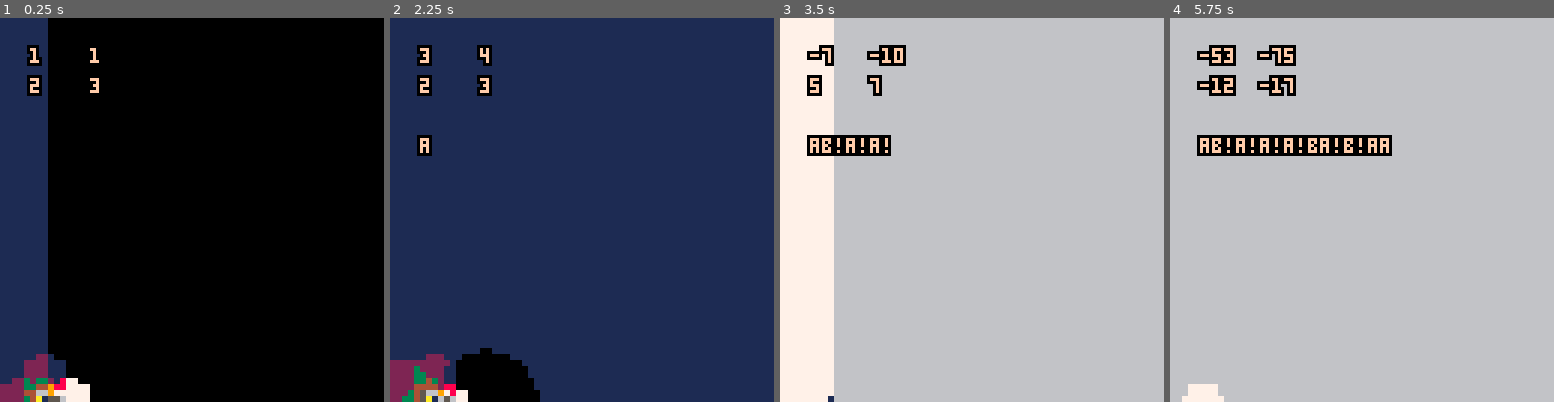
Above: before the commit, frames 1-4 (left to right).
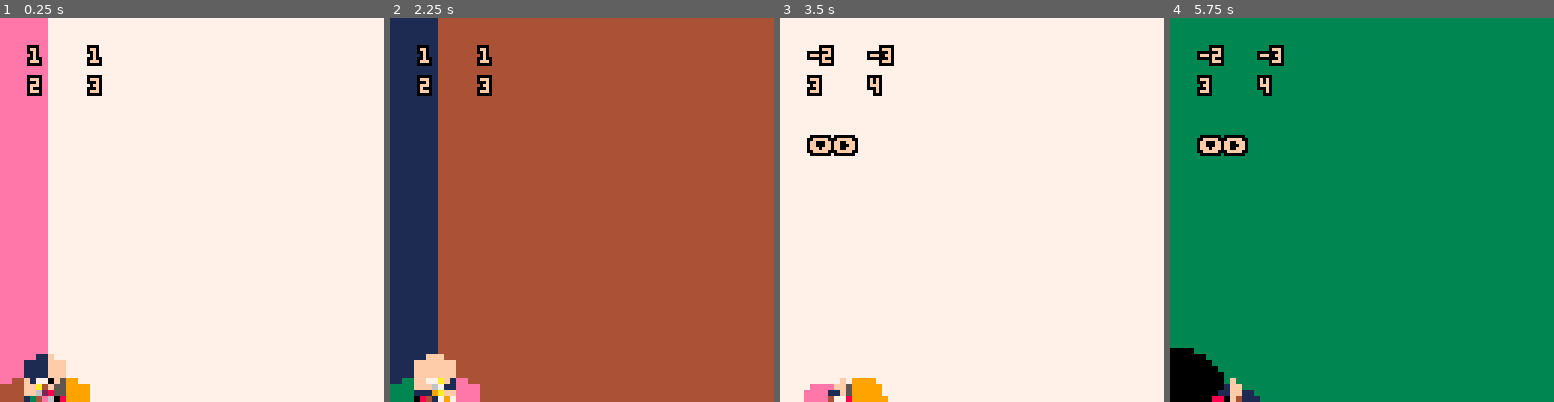
Above: after the commit, the same moments.

Repository: m4thpro/sl2z
Game: PICO-8 cartridge sl2z.p8
Two runs of this game, one before a commit and one after it. Both use one fixed random seed, a clock stepped at 60 frames per second and the inputs below.
Inputs:
- Up to frame 1 (0.25 s): no input
- Up to frame 2 (2.25 s): tap O (Z key) at 0.33, 0.7, 1.43, 2.22 s; hold Left from 1.97 s (still down)
- Up to frame 3 (3.5 s): release Left at 2.37 s; hold Down 2.42-2.82 s; hold Right from 2.87 s (still down); tap O (Z key) at 3.1 s
- Up to frame 4 (5.75 s): release Right at 3.53 s; hold Up 3.58-4.08 s; tap O (Z key) at 3.98, 4.87 s; hold Right 4.13-4.53 s; hold Down 4.58-5.08 s; hold Left from 5.13 s (still down)

The runs differ from the first frame. In frame 1, 99% of the frame differs, in the area x 0-100%, y 0-100%; in frame 2, 89%; in frame 3, 86%; in frame 4, 99%.

Commit message:
random colors

Diff:
--- a/sl2z.p8
+++ b/sl2z.p8
@@ -40,30 +40,61 @@
    return result
 end
 
-matrix = random_sl2z()
-word = ""
-drawn = matrix
-timer = 0
+function start_round()
+   matrix = random_sl2z()
+   word = ""
+   drawn = matrix
+   timer = 0
+end
+
+function simplify(word)
+   for i = 0, #word - 1 do
+      if sub(word,i,i+1) == "\139\145" then
+	 return sub(word,1,i-1) .. sub(word,i+2,#word)
+      end
+      if sub(word,i,i+1) == "\145\139" then
+	 return sub(word,1,i-1) .. sub(word,i+2,#word)
+      end
+      if sub(word,i,i+1) == "\148\131" then
+	 return sub(word,1,i-1) .. sub(word,i+2,#word)
+      end
+      if sub(word,i,i+1) == "\131\148" then
+	 return sub(word,1,i-1) .. sub(word,i+2,#word)
+      end
+   end
+
+   return word
+end
 
 function _update()
    local action = nil
    local symbol = nil
 
-   if (btnp(0)) then symbol = "a"; action = generators[1] end
-   if (btnp(1)) then symbol = "a!"; action = generators[2] end
-   if (btnp(2)) then symbol = "b"; action = generators[3] end
-   if (btnp(3)) then symbol = "b!"; action = generators[4] end
+   if (btnp(0)) then symbol = "\139"; action = generators[1] end
+   if (btnp(1)) then symbol = "\145"; action = generators[2] end
+   if (btnp(2)) then symbol = "\148"; action = generators[3] end
+   if (btnp(3)) then symbol = "\131"; action = generators[4] end
+   if (btnp(4)) then
+      if #word > 0 then
+	 local last = sub(word,#word,#word)
+	 if last == "\145" then symbol = "\139"; action = generators[1] end
+	 if last == "\139" then symbol = "\145"; action = generators[2] end
+	 if last == "\131" then symbol = "\148"; action = generators[3] end
+	 if last == "\148" then symbol = "\131"; action = generators[4] end
+      end
+   end
 
    if action != nil then
       matrix = drawn
       drawn = matmul(matrix, action)
       word = word .. symbol
+      word = simplify(word)
       timer = time()
    end
 
-   if matrix[1][1] == 1 and matrix[2][1] == 0 and matrix[1][2] == 0 and matrix[2][2] == 1 then
-      matrix = random_sl2z()
-      drawn = matrix
+   if (abs(matrix[1][1]) == 1 and matrix[2][1] == 0 and
+       matrix[1][2] == 0 and abs(matrix[2][2] == 1)) then
+      start_round()
    end
 end
 
@@ -127,9 +158,12 @@
 	 dy += m012*x + dyd
 	 x += 1/16/8
 
-	 c = (flr(2*nx/dx)%8) + (flr(2*ny/dy)%8)
-	 poke( vmem, 17 * c )
-	 poke( vmem + 64, 17 * c )
+	 --c = (flr(2*nx/dx)%8) + (flr(2*ny/dy)%8)
+	 c = peek( 0x4300 + 8*(flr(2*nx/dx)%8) + (flr(2*ny/dy)%8) )
+	 --poke( vmem, 17 * c )
+	 --poke( vmem + 64, 17 * c )
+	 poke( vmem, c )
+	 poke( vmem + 64, c )
 	 vmem = vmem + 1
       end
       vmem = vmem + 64
@@ -143,6 +177,18 @@
    printo(drawn[2][2],30,20)
    printo(word,10,40)
 end
+
+function _init()
+   -- randomize color assignments
+   for i = 0, 7 do
+      for j = 0, 7 do
+	 poke(0x4300 + 8*j + i, 17*flr(rnd(16)))
+      end
+   end
+
+   start_round()
+end
+
 __gfx__
 00000000000000000000000000000000000000000000000000000000000000000000000000000000000000000000000000000000000000000000000000000000
 00000000000000000000000000000000000000000000000000000000000000000000000000000000000000000000000000000000000000000000000000000000
